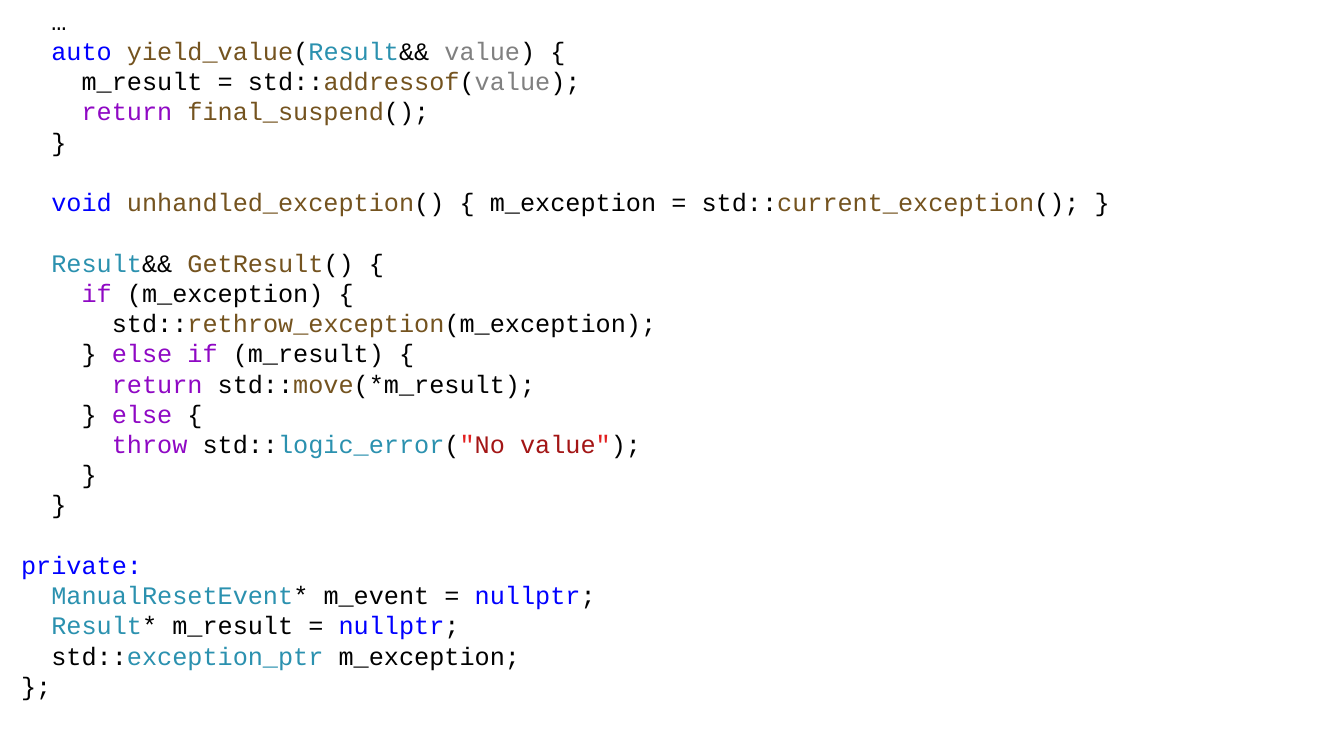
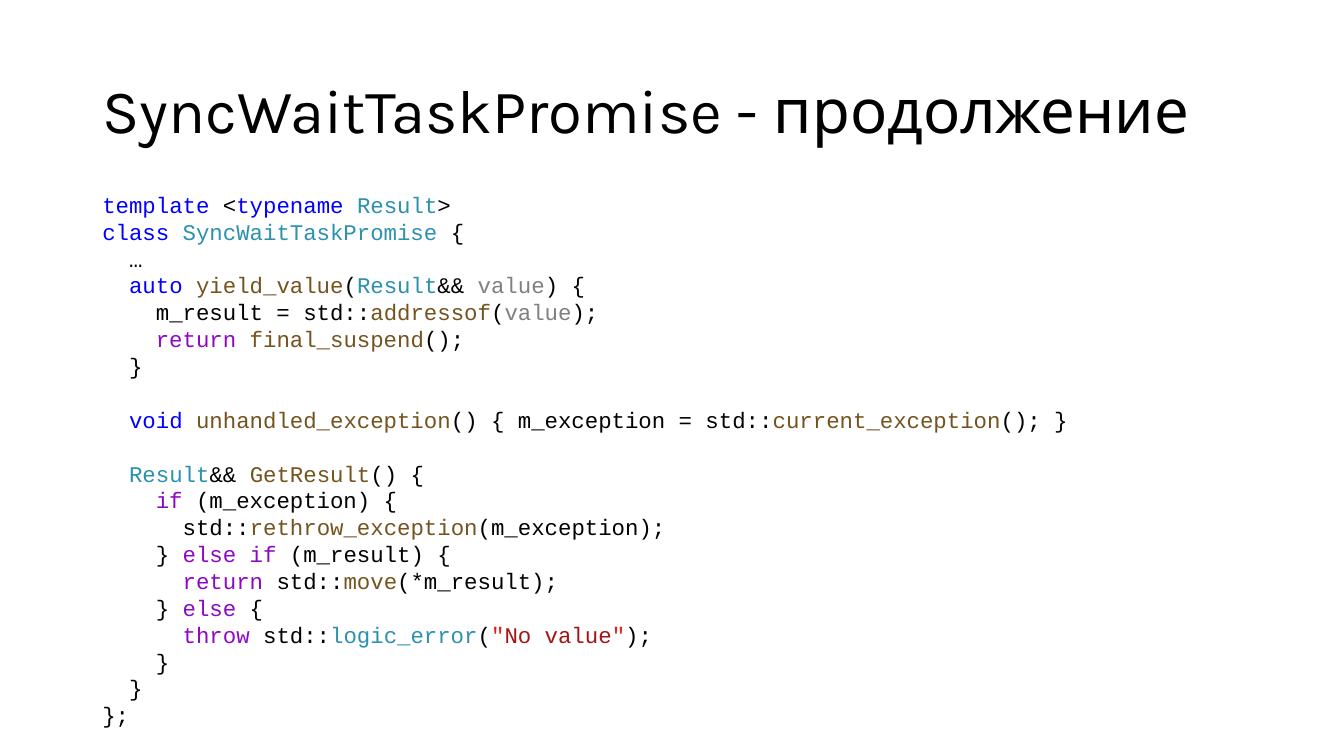
Before and after one commit to alexey-malov/pc, a slide deck: slide 83 of lectures/12/Coroutines.pptx (slide 80 before the commit). Drawn at 1344x756 pixels with LibreOffice and Linux fonts; fonts in the diff are those of the drawing. Boxes give left, top, right and bottom in pixels: in the first picture for what was removed or moved away, otherwise in the second. Text is boxed around its words. In the diff, an @@ line names an element or a change of style, - is before the commit and + after.

```diff
--- a/lectures/12/Coroutines.pptx
+++ b/lectures/12/Coroutines.pptx
@@ title added at (102, 90, 1190, 148), 44 pt, text #000000 @@
+SyncWaitTaskPromise - продолжение
@@ text "template <typename Result>": place and size @@
-text "template <typename Result>" at (21, 41, 1080, 671)
+text "template <typename Result>" at (102, 197, 1040, 648)
@@ text at (102, 197, 451, 245): paragraphs added @@
+template <typename Result>
+class SyncWaitTaskPromise {
@@ text at (129, 277, 1040, 648): size 18 to 16 pt in "…", "auto yield_value(Result&& value) {", "m_result = std::addressof(value);", "return final_suspend();" and 12 more places @@
@@ text at (21, 555, 596, 671): paragraphs removed @@
-private:
-ManualResetEvent* m_event = nullptr;
-Result* m_result = nullptr;
-std::exception_ptr m_exception;
```
Also in this commit, not shown: 17 other slides changed, 4 slides added, 4 other files.
